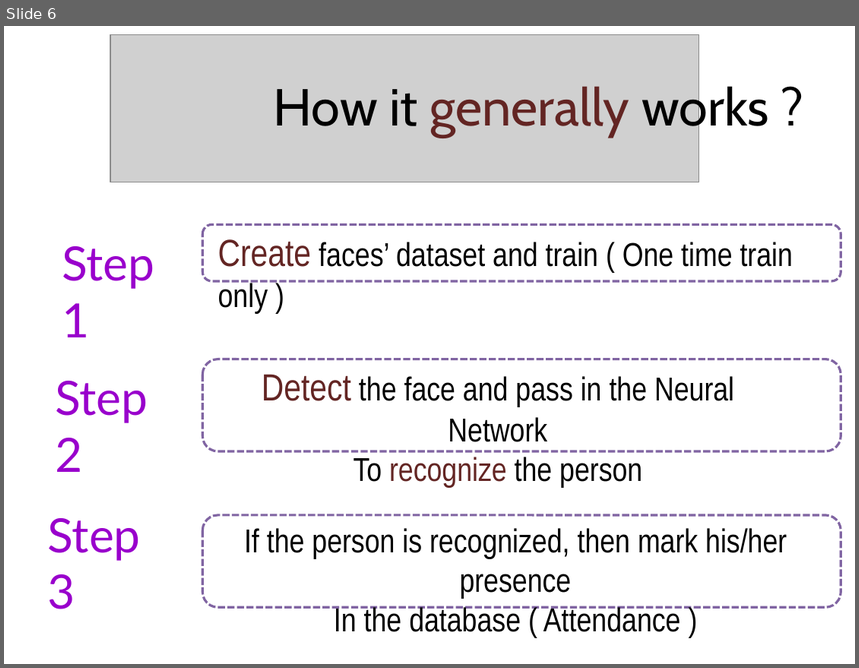
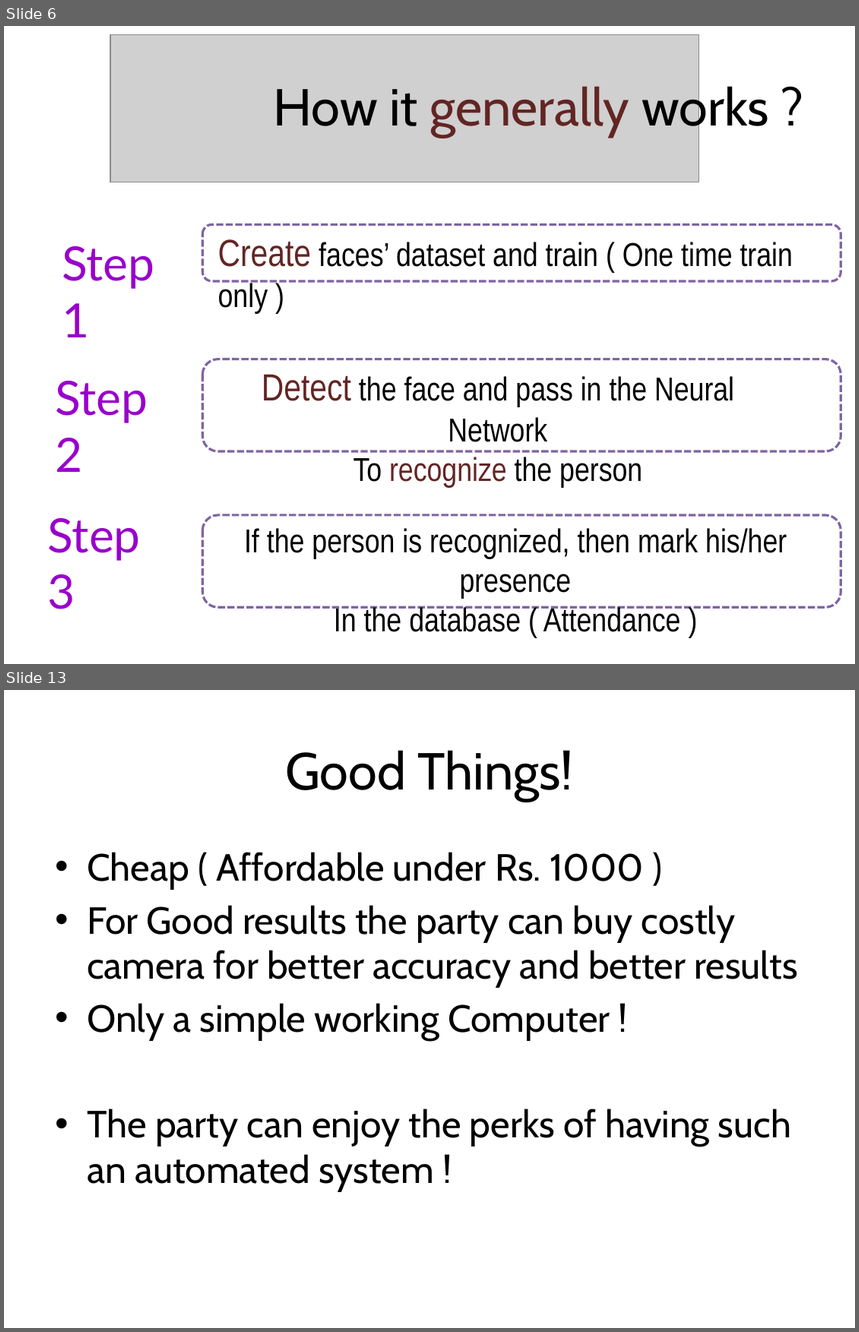
Before and after one commit to AayushShah25/Attendence-By-AI-With-Databse, a slide deck: Automated Attendance System – By AI.pptx. Shown one above the other, each under a label of ours: slide 6 before the commit, slides 6 and 13 after it; the slides between them are not shown. The pictures are 859x668 and 859x1332 pixels, drawn with LibreOffice and Linux fonts; fonts in the diff are those of the drawing; grey boxes stand for pictures. Boxes give left, top, right and bottom in pixels: in the first picture for what was removed or moved away, otherwise in the second. Text is boxed around its words. In the diff, an @@ line names an element or a change of style, - is before the commit and + after.

```diff
--- a/Automated Attendance System – By AI.pptx
+++ b/Automated Attendance System – By AI.pptx
@@ slide 13 added at (x1=4, y1=690, x2=855, y2=1328), background #FFFFFF @@
@@ title added at (x1=285, y1=750, x2=573, y2=801), 44 pt, text #000000 @@
+Good Things!
@@ text added at (x1=87, y1=852, x2=797, y2=1192), 32 pt, text #000000 @@
+• Cheap ( Affordable under Rs. 1000 )
+• For Good results the party can buy costly camera for better accuracy and better results
+• Only a simple working Computer !
+• The party can enjoy the perks of having such an automated system !
```
Also in this commit, not shown: 3 slides changed, 6 other slides added, 1 slide removed.
